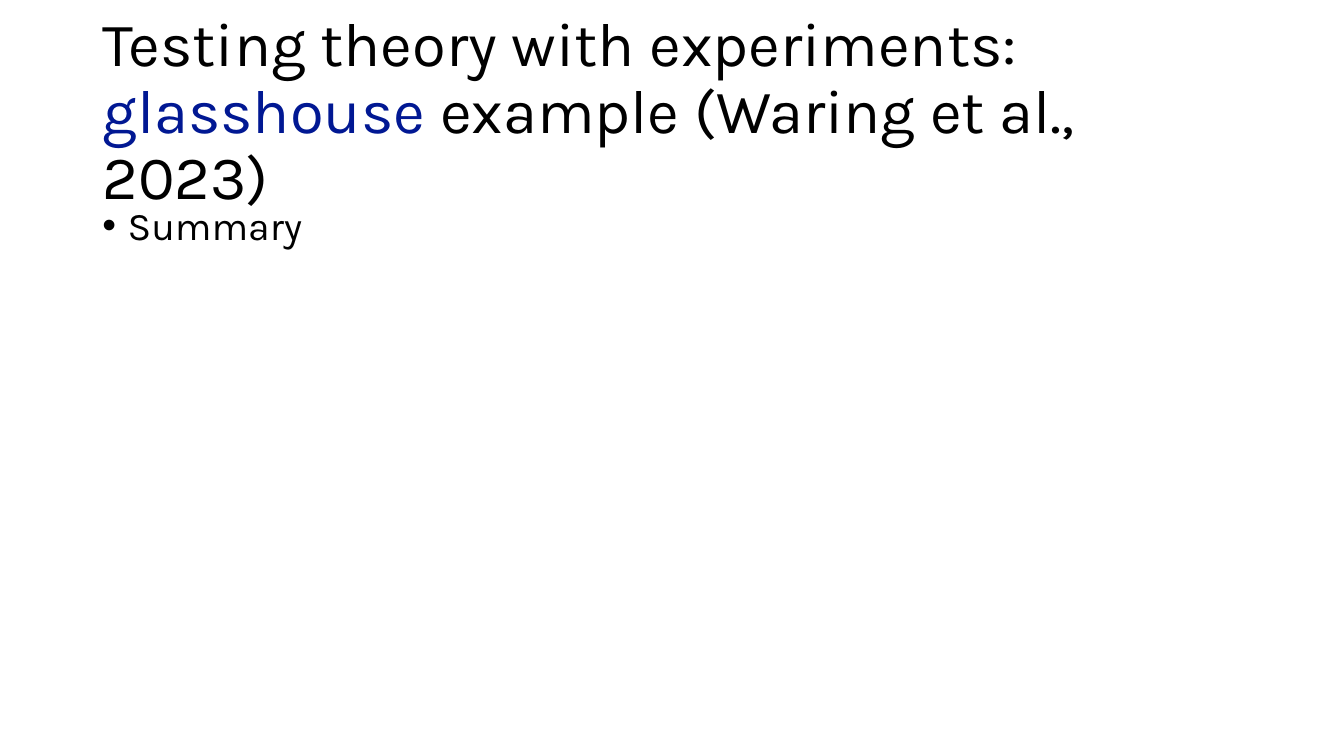
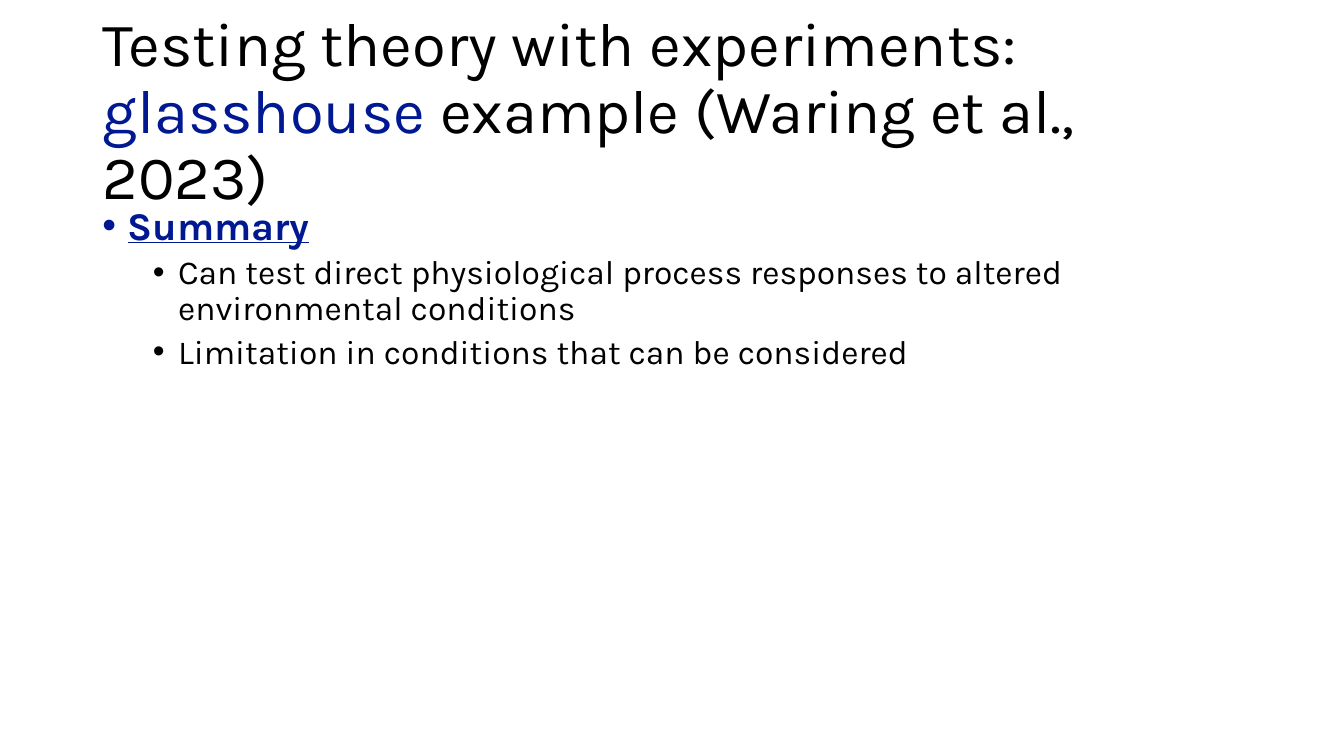
Before and after one commit to SmithEcophysLab/seminar, a slide deck: slide 24 of 2025_lemontree/src/lemontree_mtg_2025_smith.pptx. Drawn at 1344x756 pixels with LibreOffice and Linux fonts; fonts in the diff are those of the drawing. Boxes give left, top, right and bottom in pixels: in the first picture for what was removed or moved away, otherwise in the second. Text is boxed around its words. In the diff, an @@ line names an element or a change of style, - is before the commit and + after.

```diff
--- a/2025_lemontree/src/lemontree_mtg_2025_smith.pptx
+++ b/2025_lemontree/src/lemontree_mtg_2025_smith.pptx
@@ text at box(128, 205, 310, 250): text colour #000000 to #011893, bold on, underline on in "Summary" @@
@@ text at box(178, 261, 1062, 365): paragraphs added @@
+  • Can test direct physiological process responses to altered environmental conditions
+  • Limitation in conditions that can be considered
```
Also in this commit, not shown: 9 other slides changed, 2 slides added, 1 slide removed.
